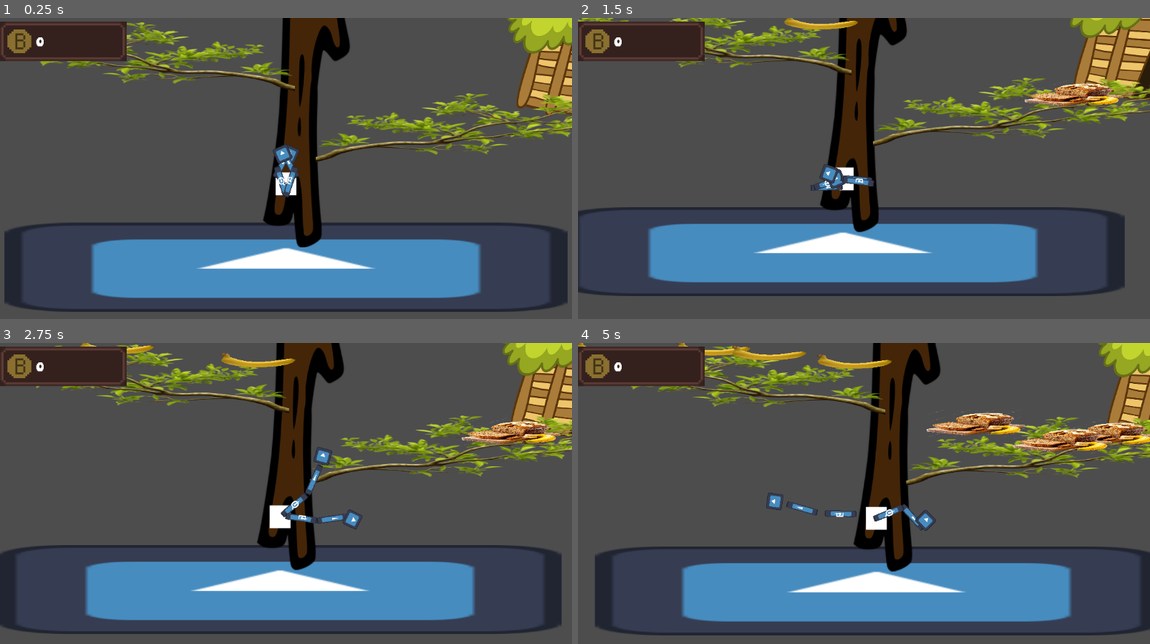
Above: before the commit, frames 1-4 (two rows, left to right).
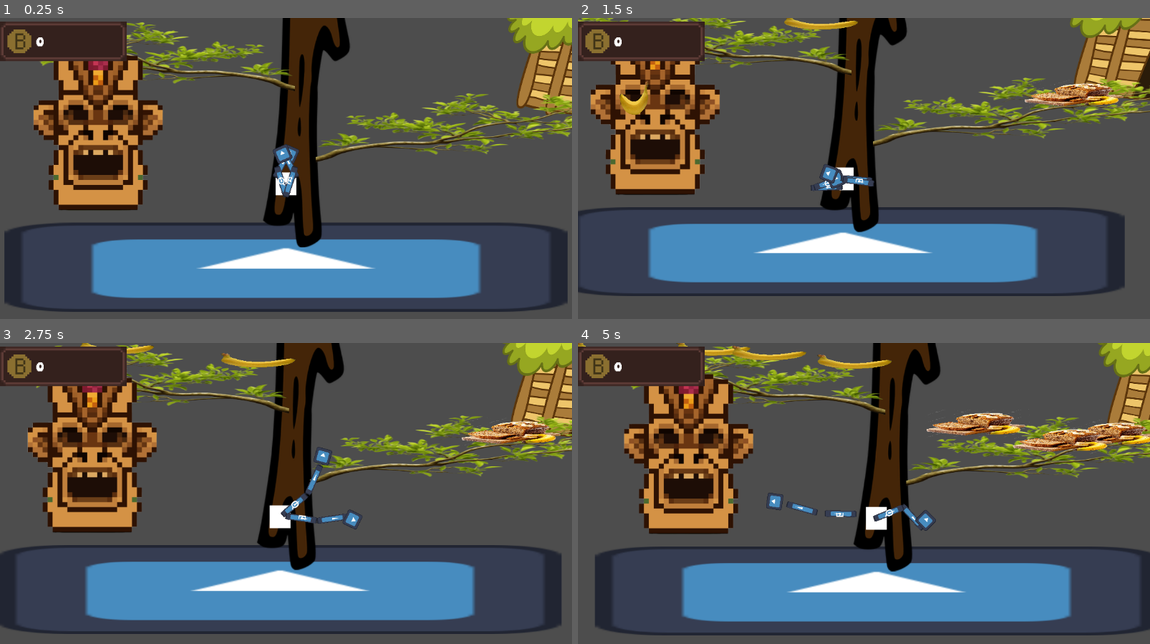
Above: after the commit, the same moments.

Repository: xjalder/banana-bar-bistro
Game: Godot game, scene res://logic/main.tscn
The game is run twice, just before and just after one commit, with the same random seed, the same clock (stepped at 60 frames per second) and the same inputs. The engine's default icon, where the game draws it, is replaced by a stand-in: a white triangle on a blue panel in a dark square.
Inputs (mouse positions are in pixels of both pictures, inside the frame that each line leads up to):
- Up to frame 1 (0.25 s): no input
- Up to frame 2 (1.5 s): move the mouse to (989, 162) at 0.52 s; hold E (right_arm) 0.53-1.28 s; tap M (spawn_monkey) at 0.6 s; move the mouse to (749, 195) at 1.27 s; hold Q (left_arm) from 1.28 s (still down); tap S (crouch) at 1.35 s
- Up to frame 3 (2.75 s): tap M (spawn_monkey) at 1.55, 2.1 s; move the mouse to (343, 433) at 2.02 s; release Q (left_arm) at 2.03 s; hold E (right_arm) from 2.03 s (still down)
- Up to frame 4 (5 s): move the mouse to (835, 568) at 2.77 s; tap M (spawn_monkey) at 2.85, 3.8, 4.35 s; move the mouse to (1035, 550) at 3.52 s; release E (right_arm) at 3.53 s; hold S (crouch) 3.53-4.28 s; hold Q (left_arm) from 3.53 s (still down); move the mouse to (692, 454) at 4.27 s

The runs differ from the first frame. In frame 1, 8.5% of the frame differs, in the area x 5-29%, y 12-64%; in frame 2, 7.7%; in frame 3, 8.4%; in frame 4, 8.6%, in the area x 8-31%, y 10-64%.

Commit message:
added eyes to golem

Diff:
--- a/map/food mixer/food mixer.tscn
+++ b/map/food mixer/food mixer.tscn
@@ -1,12 +1,16 @@
 [gd_scene format=3 uid="uid://lyvhxu1dycvu"]
 
-[ext_resource type="Texture2D" uid="uid://b1q65gb3ecq1q" path="res://assets/food mixer/mixer face.png" id="1_0d2bf"]
+[ext_resource type="Script" uid="uid://duft7hbyfsu4q" path="res://map/food mixer/food_mixer.gd" id="1_1a3wy"]
+[ext_resource type="Texture2D" uid="uid://drxykc1pgbk5h" path="res://assets/food mixer/mixer_face.png" id="2_1a3wy"]
 
 [node name="FoodMixer" type="Node2D" unique_id=1728145295]
+script = ExtResource("1_1a3wy")
 
-[node name="Sprite2D" type="Sprite2D" parent="." unique_id=489338280]
-texture = ExtResource("1_0d2bf")
+[node name="FaceSprite" type="Sprite2D" parent="." unique_id=489338280]
+texture = ExtResource("2_1a3wy")
 
-[node name="LeftEye" type="Sprite2D" parent="Sprite2D" unique_id=1365279197]
+[node name="LeftEye" type="Sprite2D" parent="FaceSprite" unique_id=1365279197]
+position = Vector2(-75, -50)
 
-[node name="RightEye" type="Sprite2D" parent="Sprite2D" unique_id=602810433]
+[node name="RightEye" type="Sprite2D" parent="FaceSprite" unique_id=602810433]
+position = Vector2(94, -52)
--- /dev/null
+++ b/map/food mixer/food_mixer.gd
@@ -0,0 +1,46 @@
+extends Node2D
+@onready var left_eye: Sprite2D = $FaceSprite/LeftEye
+@onready var right_eye: Sprite2D = $FaceSprite/RightEye
+@onready var face_sprite: Sprite2D = $FaceSprite
+
+
+
+# Called when the node enters the scene tree for the first time.
+func _ready() -> void:
+	pass
+
+
+
+func _add_holdable_to_face(object : Enums.Holdables) -> void:
+	if (not left_eye.texture):
+		left_eye.texture = load("res://assets/banana hut/banana.png")
+		var left_eye_size : Vector2 =left_eye.get_rect().size
+		var face_size : Vector2 = face_sprite.get_rect().size
+		left_eye.scale= Vector2(face_size.x / (5 *left_eye_size.x), face_size.y/ (5 * left_eye_size.y))
+	elif (not right_eye.texture):
+		right_eye.texture = load("res://assets/banana hut/banana.png")
+		var right_eye_size : Vector2 =right_eye.get_rect().size
+		var face_size : Vector2 = face_sprite.get_rect().size
+		right_eye.scale= Vector2(face_size.x / (5 *right_eye_size.x), face_size.y/ (5 * right_eye_size.y))
+	else:
+		_make_product()
+		left_eye.texture = null
+		right_eye.texture = null
+
+
+func _make_product() -> void:
+	pass
+	#var product : Enums.Holdables
+	#if left_eye == Enums.Holdables.BANANA and right_eye == Enums.Holdables.BANANA:
+		#_spawn_product(Enums.Holdables.BANANA)
+
+
+	pass
+
+func _spawn_product(product : Enums.Holdables) -> void:
+	pass
+# Called every frame. 'delta' is the elapsed time since the previous frame.
+func _process(delta: float) -> void:
+
+	if Input.is_action_just_pressed("spawn_monkey"):
+		_add_holdable_to_face(Enums.Holdables.BANANA)
--- a/map/map.tscn
+++ b/map/map.tscn
@@ -3,6 +3,7 @@
 [ext_resource type="PackedScene" uid="uid://cteheyqwjxrx8" path="res://map/banana hut/BananaHut.tscn" id="2_4hjbm"]
 [ext_resource type="Texture2D" uid="uid://bw52m2ogcluy7" path="res://icon.svg" id="2_7lyie"]
 [ext_resource type="PackedScene" uid="uid://c5d5sejcrnet8" path="res://map/tree.tscn" id="3_7lyie"]
+[ext_resource type="PackedScene" uid="uid://lyvhxu1dycvu" path="res://map/food mixer/food mixer.tscn" id="4_lgq1i"]
 
 [sub_resource type="RectangleShape2D" id="RectangleShape2D_1cmj6"]
 size = Vector2(20.946732, 29.903465)
@@ -27,3 +28,6 @@
 [node name="Tree" parent="." unique_id=1494260739 instance=ExtResource("3_7lyie")]
 position = Vector2(60, -1153)
 scale = Vector2(0.68, 2)
+
+[node name="FoodMixer" parent="." unique_id=1728145295 instance=ExtResource("4_lgq1i")]
+position = Vector2(-767, -203)
Binary file removed: assets/food mixer/mixer face.png
Binary file added: assets/food mixer/mixer_face.png
Not shown, changed: assets/food mixer/mixer_face.png.import
Not shown, added: map/food mixer/food_mixer.gd.uid
